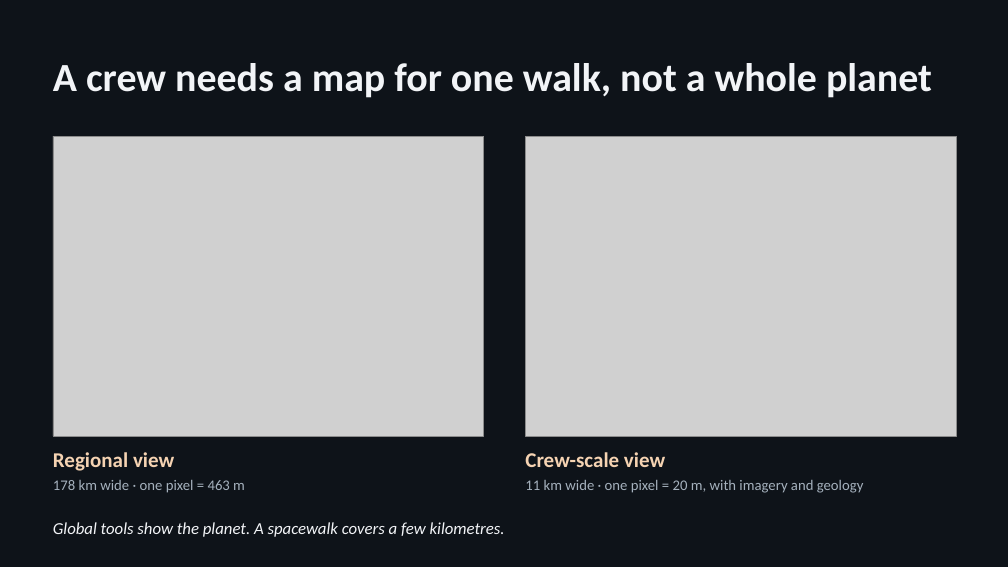
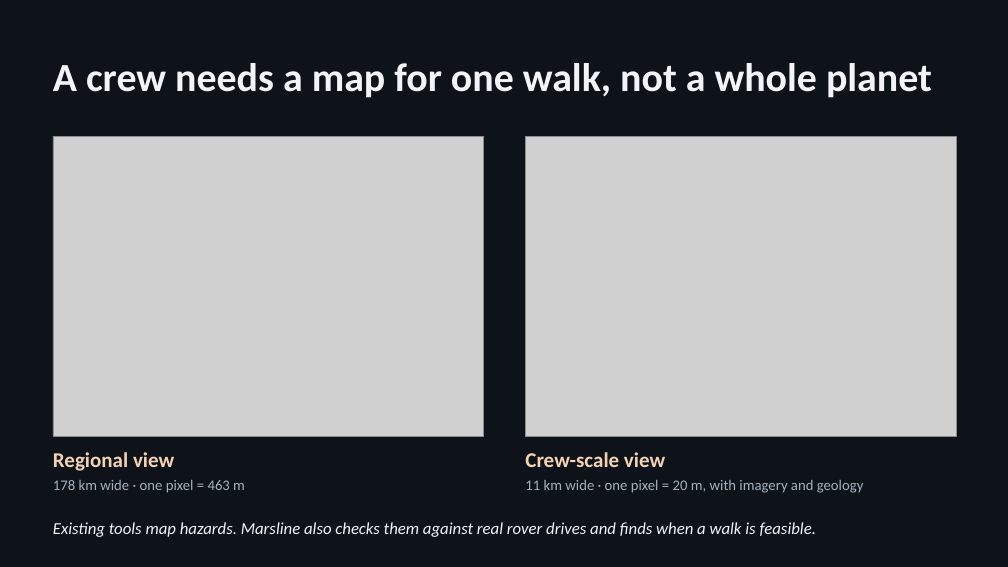
Before and after one commit to Randula2003/marsline, a slide deck: slide 2 of docs/demo/Marsline_SpaceApps_Demo.pptx. Drawn at 1008x567 pixels with LibreOffice and Linux fonts; fonts in the diff are those of the drawing; grey boxes stand for pictures. Boxes give left, top, right and bottom in pixels: in the first picture for what was removed or moved away, otherwise in the second. Text is boxed around its words. In the diff, an @@ line names an element or a change of style, - is before the commit and + after.

```diff
--- a/docs/demo/Marsline_SpaceApps_Demo.pptx
+++ b/docs/demo/Marsline_SpaceApps_Demo.pptx
@@ text at [53,522,817,537]: text changed @@
-Global tools show the planet. A spacewalk covers a few kilometres.
+Existing tools map hazards. Marsline also checks them against real rover drives and finds when a walk is feasible.
```
Also in this commit, not shown: 4 other slides changed, 23 other files.
